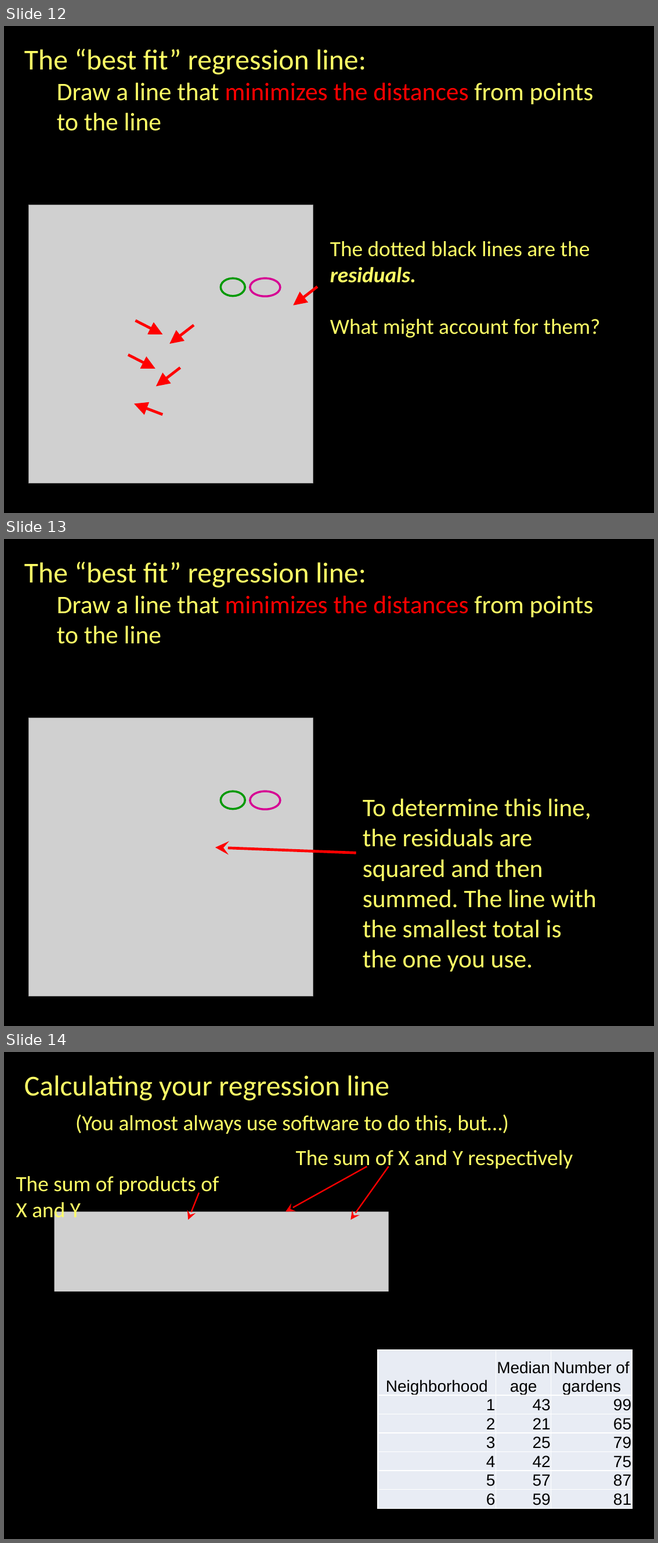
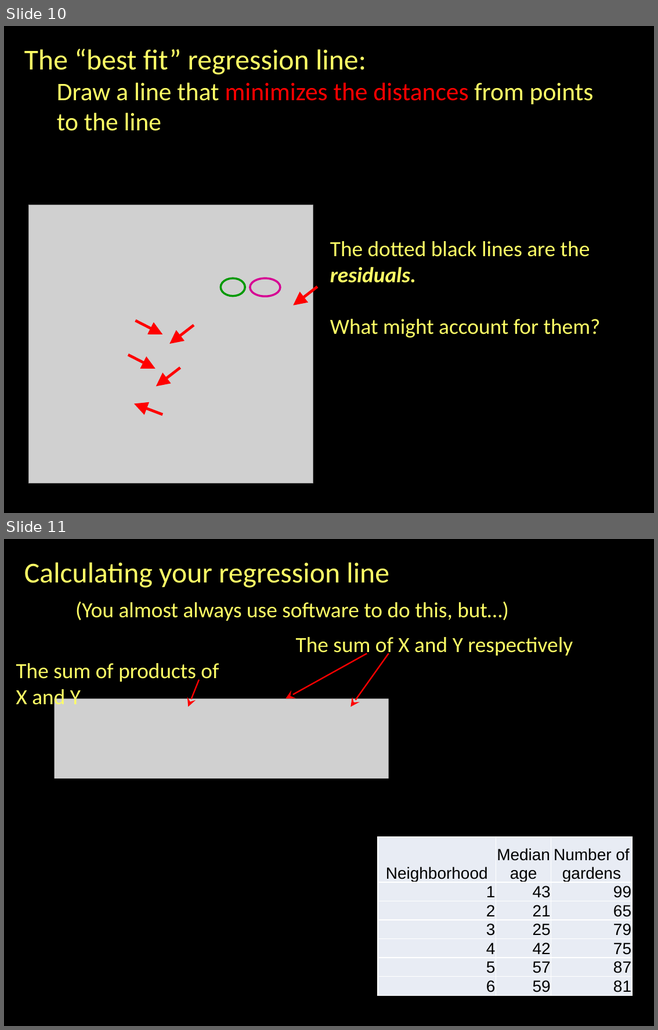
Before and after one commit to jshannon75/geog4300, a slide deck: Slides/Geog4300 Fa17 Lecture 14-1 Regression.pptx. Shown one above the other, each under a label of ours: slides 12, 13 and 14 before the commit, slides 10 and 11 after it. The pictures are 658x1543 and 658x1030 pixels, drawn with LibreOffice and Linux fonts; fonts in the diff are those of the drawing; grey boxes stand for pictures. Boxes give left, top, right and bottom in pixels: in the first picture for what was removed or moved away, otherwise in the second. Text is boxed around its words. In the diff, an @@ line names an element or a change of style, - is before the commit and + after.

```diff
--- a/Slides/Geog4300 Fa17 Lecture 14-1 Regression.pptx
+++ b/Slides/Geog4300 Fa17 Lecture 14-1 Regression.pptx
@@ slide 13 removed at box(4, 539, 654, 1026), background #000000 @@
@@ text removed at box(24, 562, 593, 644) @@
-The “best fit” regression line:
-Draw a line that minimizes the distances from points to the line
@@ picture removed at box(29, 718, 313, 997) @@
@@ ellipse removed at box(220, 792, 244, 809) @@
@@ ellipse removed at box(249, 792, 280, 810) @@
@@ text removed at box(362, 798, 596, 972) @@
-To determine this line, the residuals are squared and then summed. The line with the smallest total is the one you use.
@@ arrow removed from (356, 853) to (215, 848) @@
@@ what was slide 12 is now slide 10 @@
@@ what was slide 14 is now slide 11 @@
```
Also in this commit, not shown: 3 slides changed, 3 other slides removed, 54 other files.
